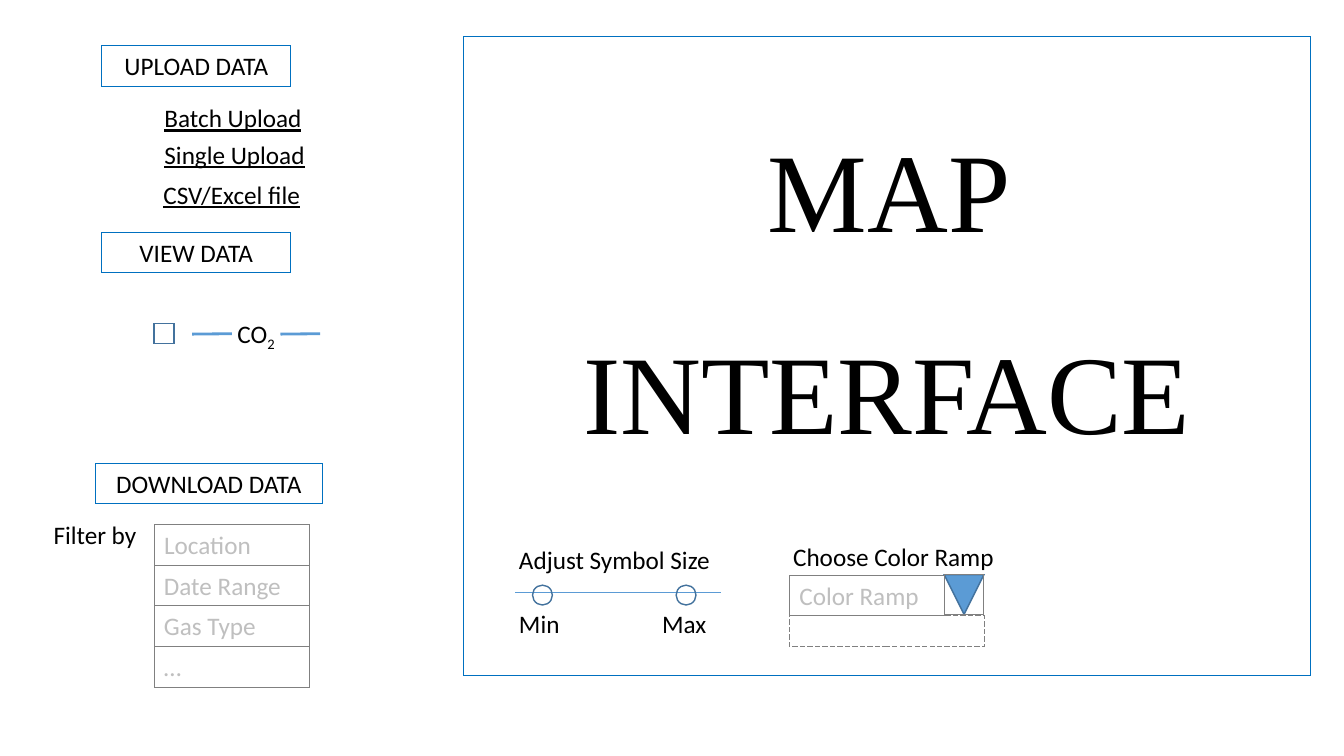
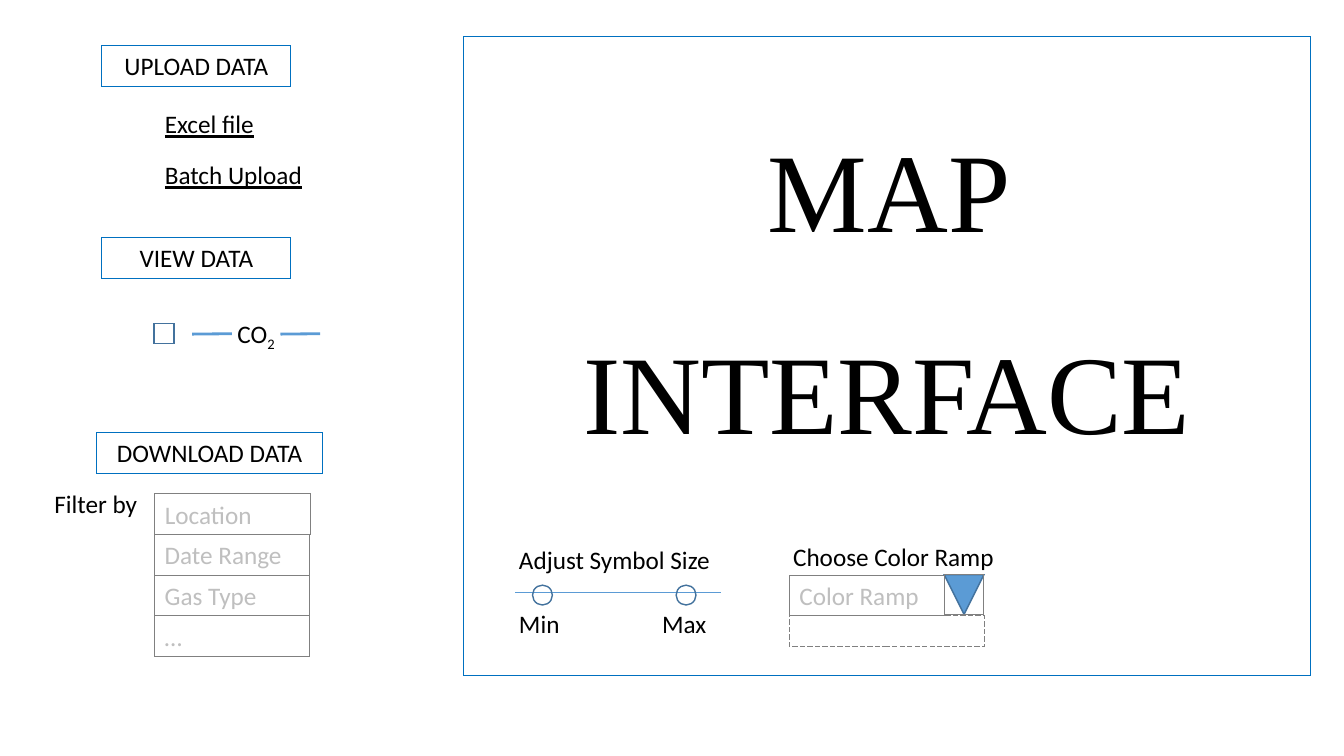
Before and after one commit to geohackweek/ghw2018_web_portal_inlandwater_co2, a slide deck: slide 3 of docs/Web portal.pptx (slide 2 before the commit). Drawn at 1344x756 pixels with LibreOffice and Linux fonts; fonts in the diff are those of the drawing. Boxes give left, top, right and bottom in pixels: in the first picture for what was removed or moved away, otherwise in the second. Text is boxed around its words. In the diff, an @@ line names an element or a change of style, - is before the commit and + after.

```diff
--- a/docs/Web portal.pptx
+++ b/docs/Web portal.pptx
@@ rectangle "Excel file": place and size @@
-rectangle "Excel file" at bbox=[153, 174, 342, 215]
+rectangle "Excel file" at bbox=[155, 104, 344, 144]
@@ text in rectangle at bbox=[165, 115, 254, 138]: text changed @@
-CSV/Excel file
+Excel file
@@ rectangle removed at bbox=[154, 134, 343, 174] @@
-Single Upload
@@ rectangle "Batch Upload": place and size @@
-rectangle "Batch Upload" at bbox=[154, 98, 343, 138]
+rectangle "Batch Upload" at bbox=[155, 155, 344, 196]
@@ rectangle "VIEW DATA": place and size @@
-rectangle "VIEW DATA" at bbox=[102, 232, 290, 272]
+rectangle "VIEW DATA" at bbox=[102, 238, 290, 278]
@@ 5 rectangles, 1 text: place and size @@
-5 rectangles, 1 text at bbox=[54, 463, 323, 687]
+5 rectangles, 1 text at bbox=[54, 433, 324, 656]
```
Also in this commit, not shown: 6 other slides changed, 5 slides added.
